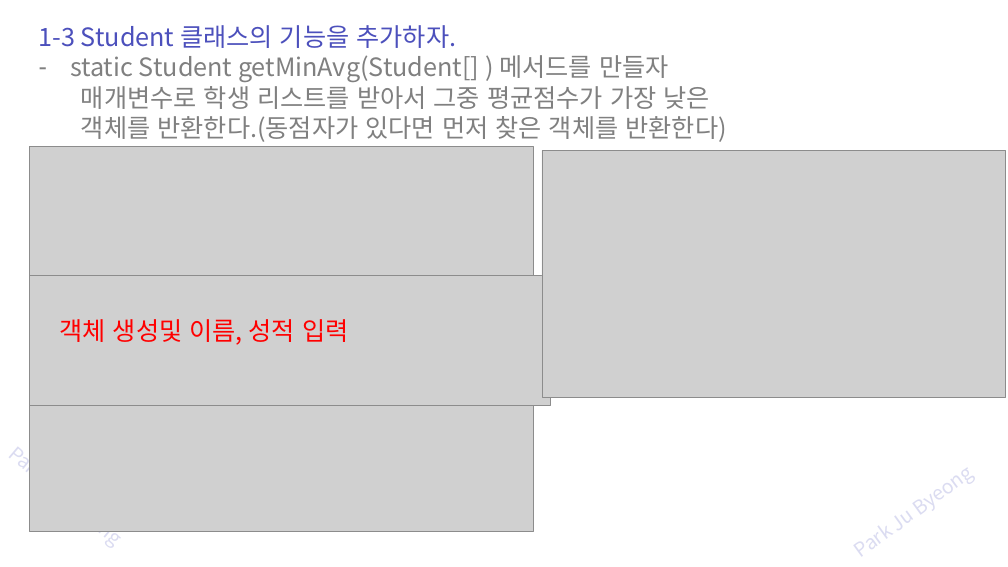
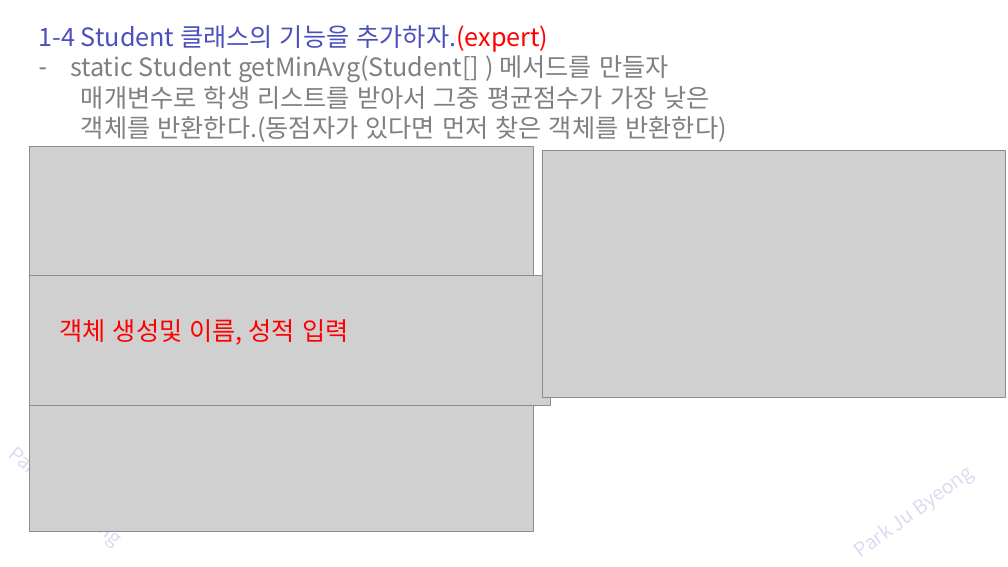
Before and after one commit to zest132/JavaLecture, a slide deck: slide 35 of JavaLecture/LectureFile/java 8강 생성자.pptx (slide 26 before the commit). Drawn at 1008x567 pixels with LibreOffice and Linux fonts; fonts in the diff are those of the drawing; grey boxes stand for pictures. Boxes give left, top, right and bottom in pixels: in the first picture for what was removed or moved away, otherwise in the second. Text is boxed around its words. In the diff, an @@ line names an element or a change of style, - is before the commit and + after.

```diff
--- a/JavaLecture/LectureFile/java 8강 생성자.pptx
+++ b/JavaLecture/LectureFile/java 8강 생성자.pptx
@@ text at (39, 25, 549, 52): text changed @@
-1-3 Student 클래스의 기능을 추가하자.
+1-4 Student 클래스의 기능을 추가하자.(expert)
```
Also in this commit, not shown: 17 other slides changed, 10 slides added, 1 slide removed, 2 other files.
